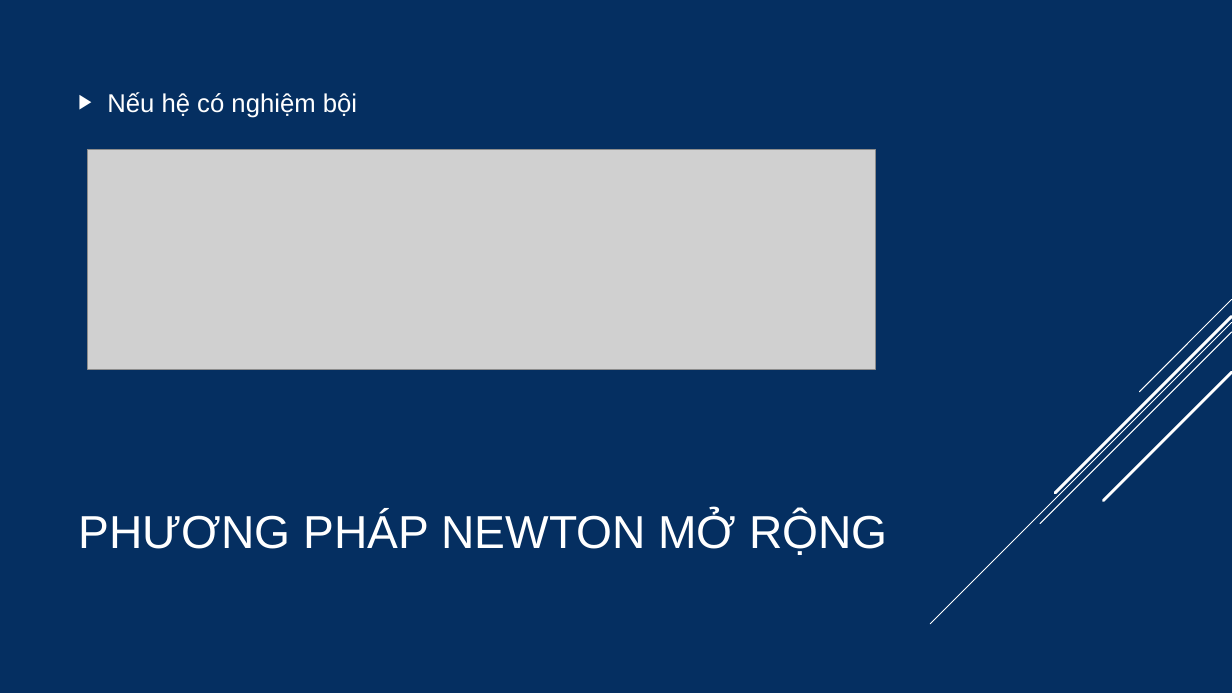
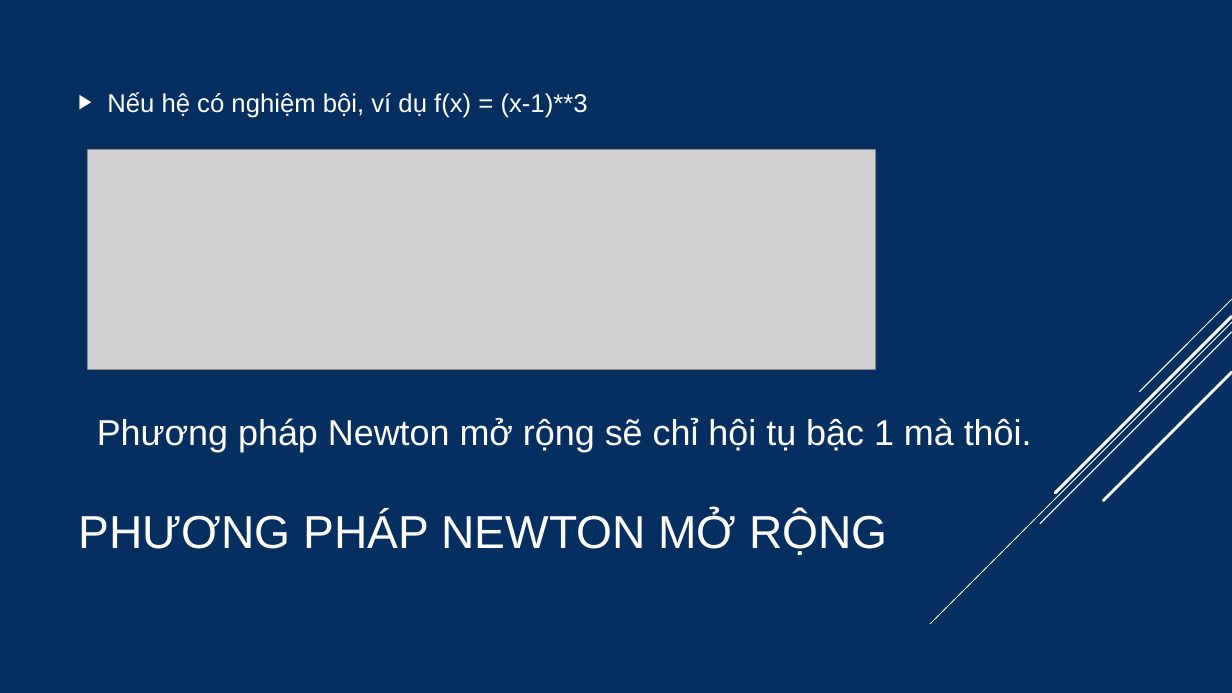
Before and after one commit to phiha-hus/Teaching-VNU, a slide deck: slide 11 of MAT2034_MAT2404_GTS_HK1_Python/GTS_Chương_3_Root_finding.pptx. Drawn at 1232x693 pixels with LibreOffice and Linux fonts; fonts in the diff are those of the drawing; grey boxes stand for pictures. Boxes give left, top, right and bottom in pixels: in the first picture for what was removed or moved away, otherwise in the second. Text is boxed around its words. In the diff, an @@ line names an element or a change of style, - is before the commit and + after.

```diff
--- a/MAT2034_MAT2404_GTS_HK1_Python/GTS_Chương_3_Root_finding.pptx
+++ b/MAT2034_MAT2404_GTS_HK1_Python/GTS_Chương_3_Root_finding.pptx
@@ text at box(107, 92, 588, 118): text changed @@
-▶ Nếu hệ có nghiệm bội
+▶ Nếu hệ có nghiệm bội, ví dụ f(x) = (x-1)**3
@@ text added at box(97, 418, 1032, 452), 28 pt, text #FFFFFF @@
+Phương pháp Newton mở rộng sẽ chỉ hội tụ bậc 1 mà thôi.
```
Also in this commit, not shown: 2 other slides changed, 6 slides added, 1 slide removed, 5 other files.
